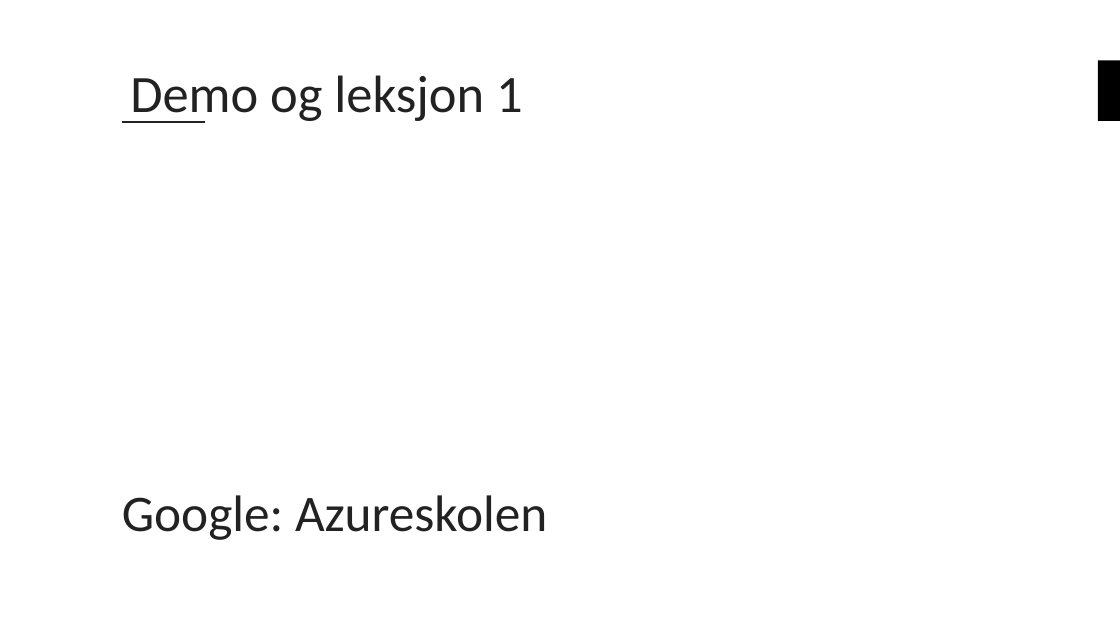
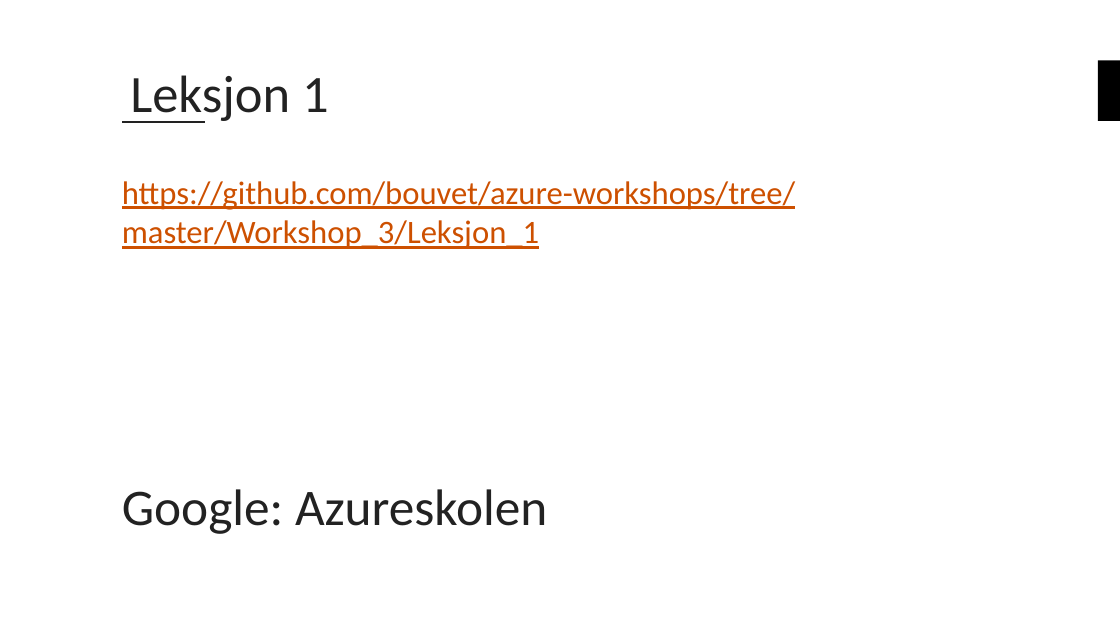
Before and after one commit to bouvet/azure-workshops, a slide deck: slide 15 of Workshop_3/Presentasjon/Azureskolen-Workshop#3.pptx. Drawn at 1120x630 pixels with LibreOffice and Linux fonts; fonts in the diff are those of the drawing; background and template pictures are left out. Boxes give left, top, right and bottom in pixels: in the first picture for what was removed or moved away, otherwise in the second. Text is boxed around its words. In the diff, an @@ line names an element or a change of style, - is before the commit and + after.

```diff
--- a/Workshop_3/Presentasjon/Azureskolen-Workshop#3.pptx
+++ b/Workshop_3/Presentasjon/Azureskolen-Workshop#3.pptx
@@ title at (130,75,329,123): text changed @@
-Demo og leksjon 1
+Leksjon 1
@@ text at (122,181,795,249): paragraph added @@
+https://github.com/bouvet/azure-workshops/tree/master/Workshop_3/Leksjon_1
```
Also in this commit, not shown: 4 other slides changed, 2 slides added, 1 slide removed.
